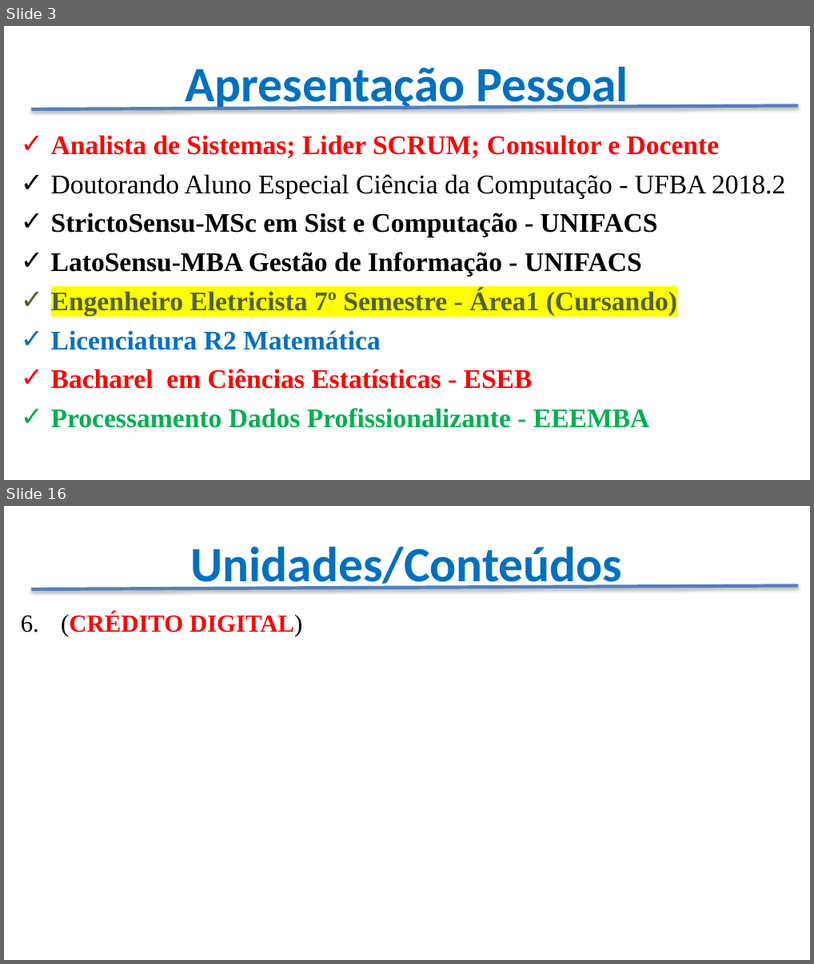
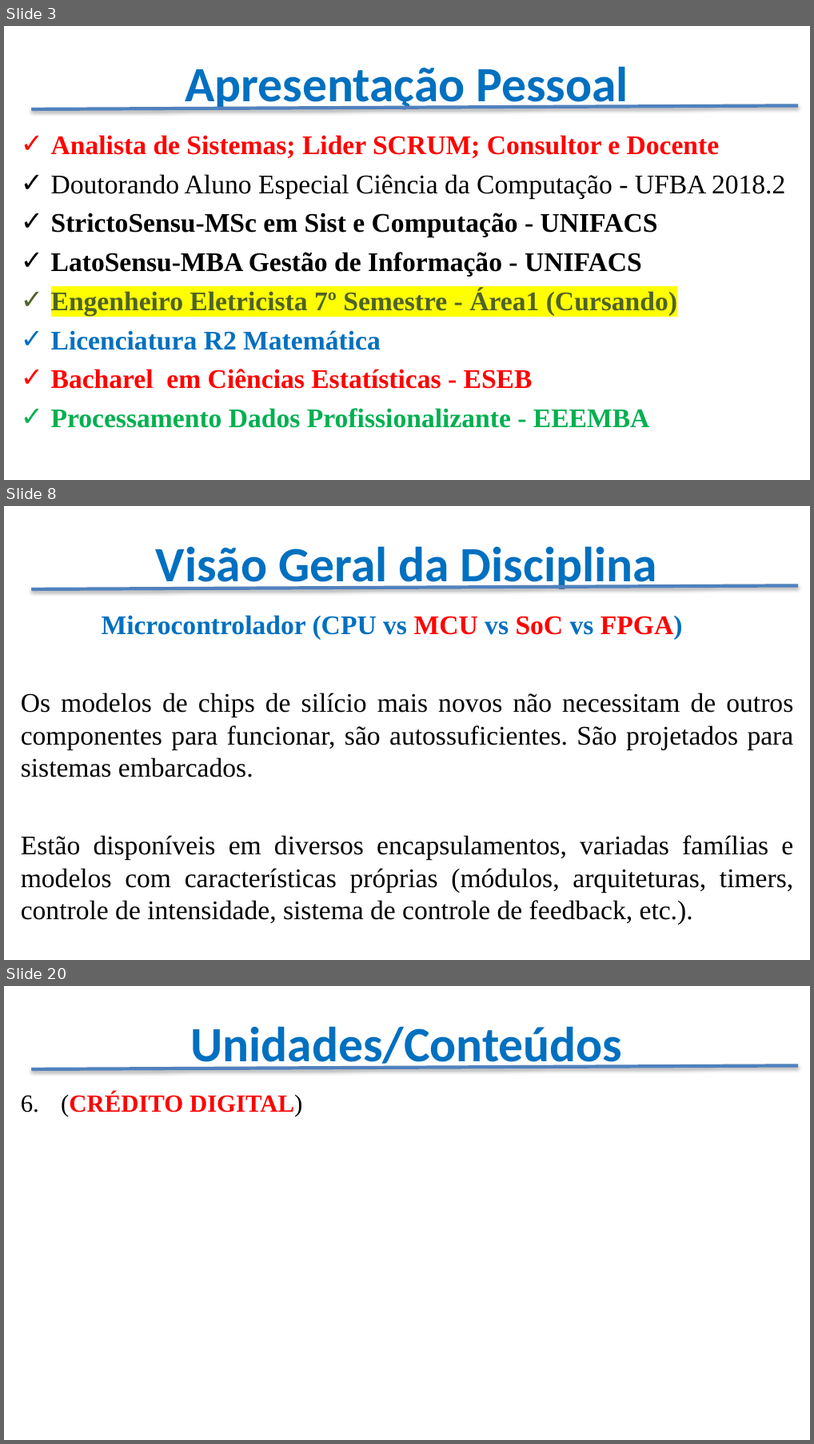
Before and after one commit to CloudEducationBrazil/WydenArea1ProgramacaoMicrocontroladores, a slide deck: Apresentação - Programação Microcontroladores.pptx. Shown one above the other, each under a label of ours: slides 3 and 16 before the commit, slides 3, 8 and 20 after it; the slides between them are not shown. The pictures are 814x964 and 814x1444 pixels, drawn with LibreOffice and Linux fonts; fonts in the diff are those of the drawing; background and template pictures are left out. Boxes give left, top, right and bottom in pixels: in the first picture for what was removed or moved away, otherwise in the second. Text is boxed around its words. In the diff, an @@ line names an element or a change of style, - is before the commit and + after.

Commit message:
Apresentação da disciplina Microcontroladores.

```diff
--- a/Apresentação - Programação Microcontroladores.pptx
+++ b/Apresentação - Programação Microcontroladores.pptx
@@ slide 8 added at [4, 506, 810, 960], background picture (left out) @@
@@ title added at [156, 546, 658, 593], 44 pt, text #0070C0, bold @@
+Visão Geral da Disciplina
@@ line added from (31, 589) to (798, 586), #4F81BD 3 pt @@
@@ text added at [21, 615, 794, 924], 24 pt, text #000000 @@
+Microcontrolador (CPU vs MCU vs SoC vs FPGA)
+Os modelos de chips de silício mais novos não necessitam de outros componentes para funcionar, são autossuficientes. São projetados para sistemas embarcados.
+Estão disponíveis em diversos encapsulamentos, variadas famílias e modelos com características próprias (módulos, arquiteturas, timers, controle de intensidade, sistema de controle de feedback, etc.).
@@ what was slide 16 is now slide 20 @@
```
Also in this commit, not shown: 12 slides changed, 6 other slides added, 2 slides removed.
